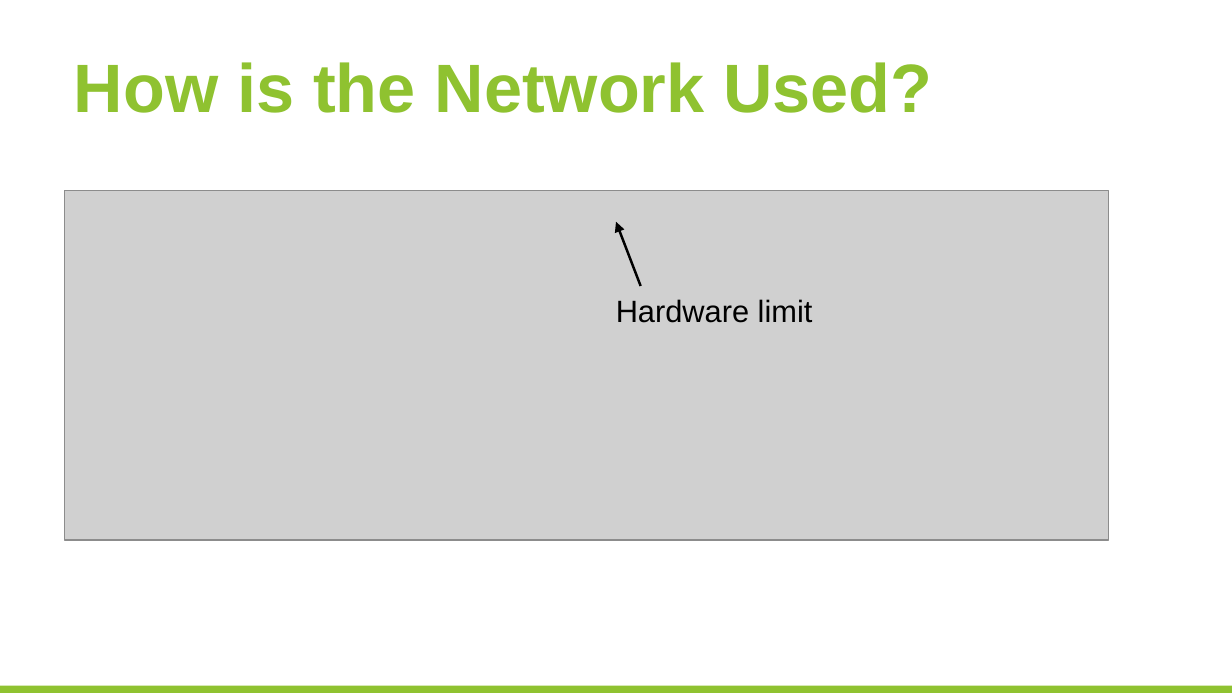
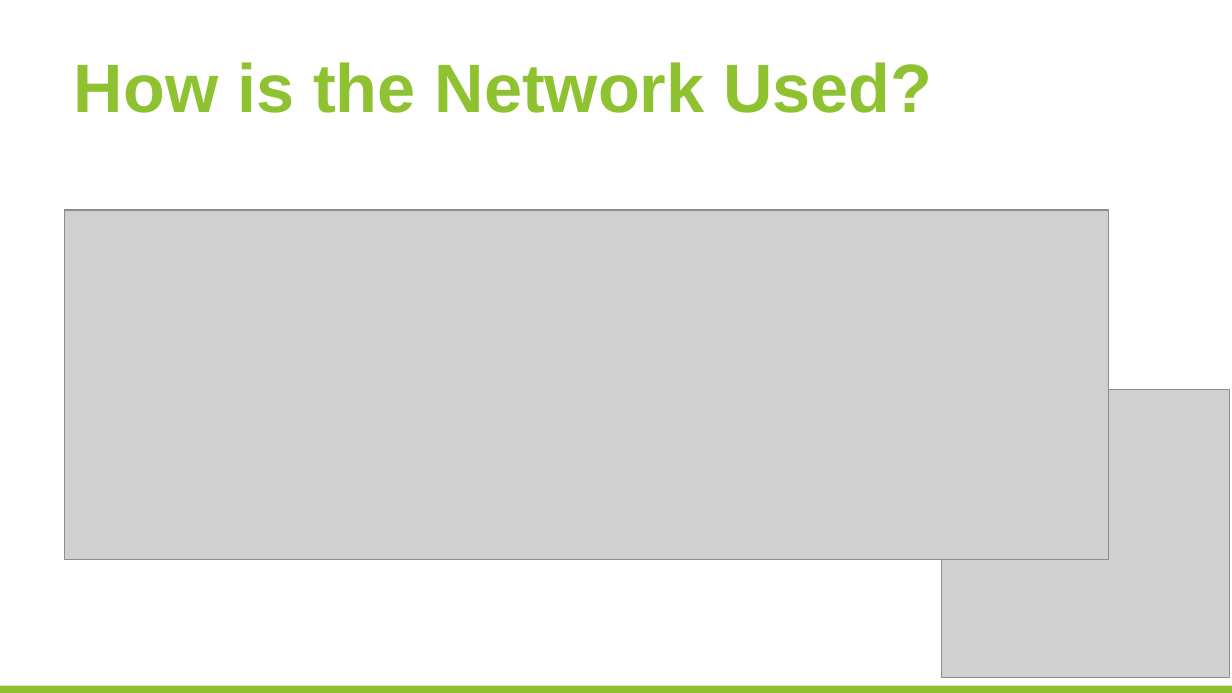
Before and after one commit to huangyibo/spark-summit-17, a slide deck: slide 8 of template.odp. Drawn at 1232x693 pixels with LibreOffice and Linux fonts; fonts in the diff are those of the drawing; grey boxes stand for pictures; background and template pictures are left out. Boxes give left, top, right and bottom in pixels: in the first picture for what was removed or moved away, otherwise in the second. Text is boxed around its words. In the diff, an @@ line names an element or a change of style, - is before the commit and + after.

```diff
--- a/template.odp
+++ b/template.odp
@@ picture: place and size @@
-picture at <box>64,191,1109,541</box>
+picture at <box>64,211,1109,561</box>
@@ arrow removed from (641, 286) to (616, 222) @@
@@ text removed at <box>616,299,813,323</box> @@
-Hardware limit
@@ picture added at <box>941,389,1230,678</box> @@
```
Also in this commit, not shown: 3 other slides changed, 2 slides added, 1 slide removed.
